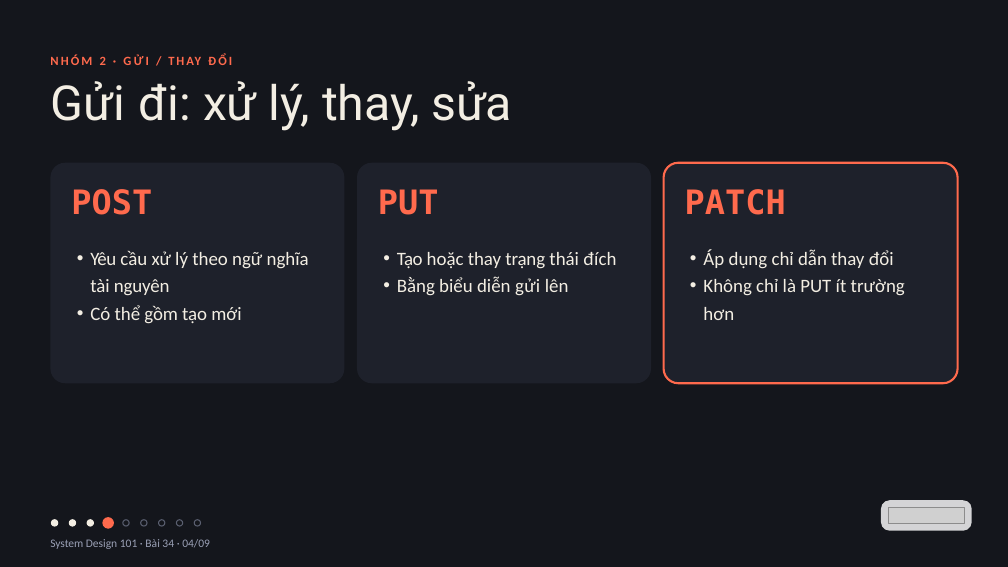
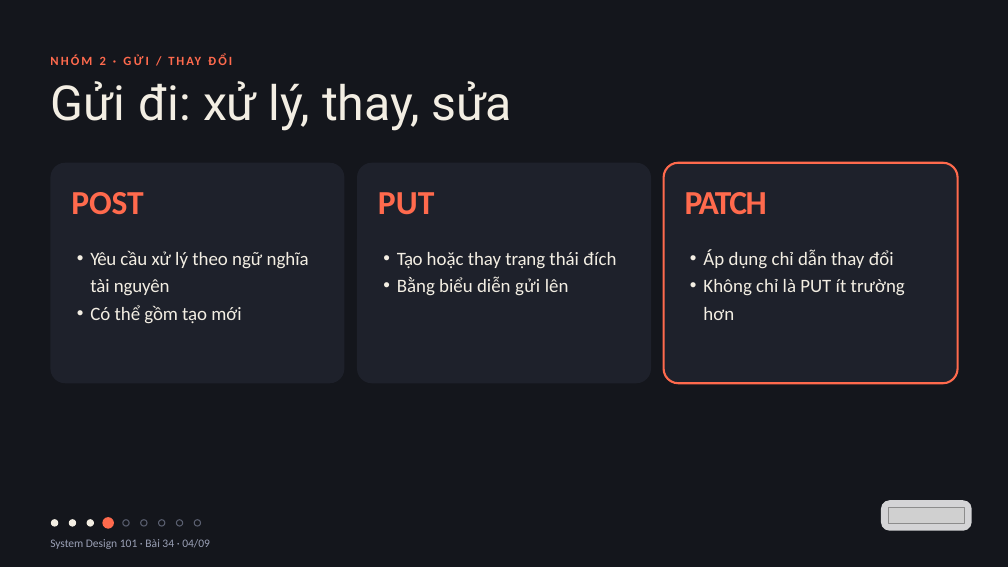
Before and after one commit to vohoailinh90/tool-marketing-studio, a slide deck: slide 4 of system-design-101/vi/lessons/sd-01-034/slides/sd-01-034.pptx. Drawn at 1008x567 pixels with LibreOffice and Linux fonts; fonts in the diff are those of the drawing; grey boxes stand for pictures. Boxes give left, top, right and bottom in pixels: in the first picture for what was removed or moved away, otherwise in the second. Text is boxed around its words. In the diff, an @@ line names an element or a change of style, - is before the commit and + after.

```diff
--- a/system-design-101/vi/lessons/sd-01-034/slides/sd-01-034.pptx
+++ b/system-design-101/vi/lessons/sd-01-034/slides/sd-01-034.pptx
@@ text "POST" at bbox=[71, 192, 143, 215]: font DejaVu Sans Mono to Calibri, letter spacing 0.1 to -0.2 pt @@
@@ text "PUT" at bbox=[378, 192, 434, 215]: font DejaVu Sans Mono to Calibri, letter spacing 0.1 to 0 pt @@
@@ text "PATCH" at bbox=[685, 192, 767, 215]: font DejaVu Sans Mono to Calibri, letter spacing 0.1 to -2.1 pt @@
```
Also in this commit, not shown: 7 other slides changed, 1 other file.
